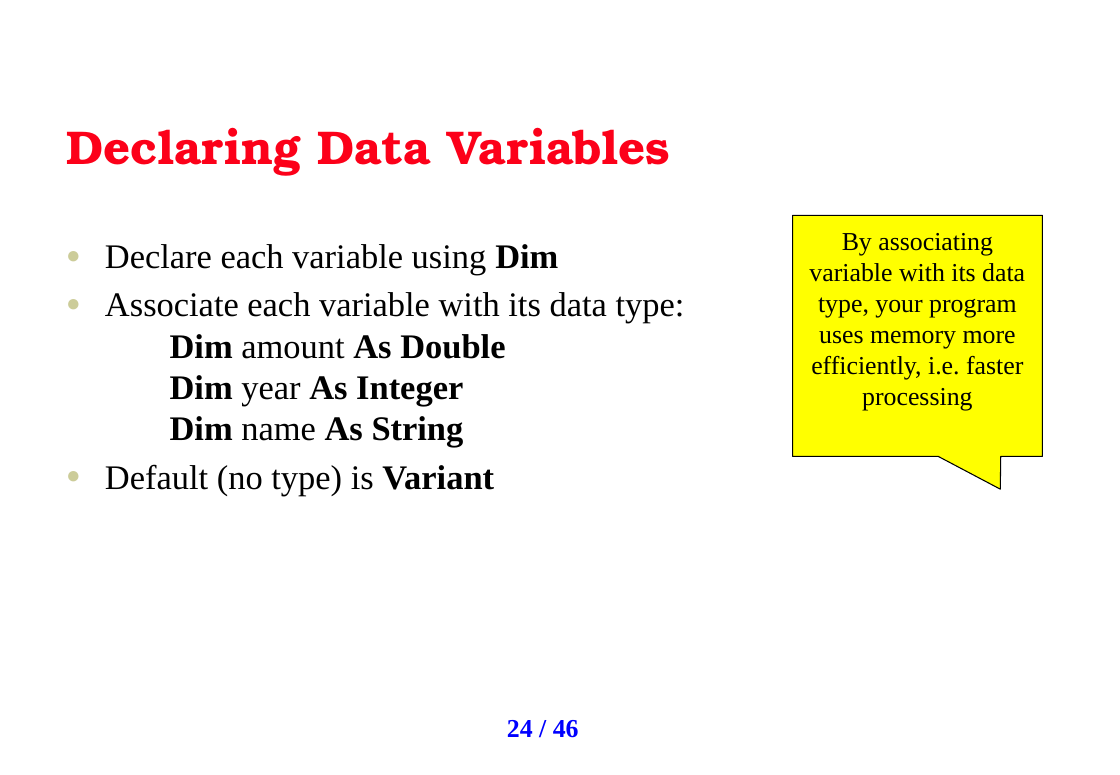
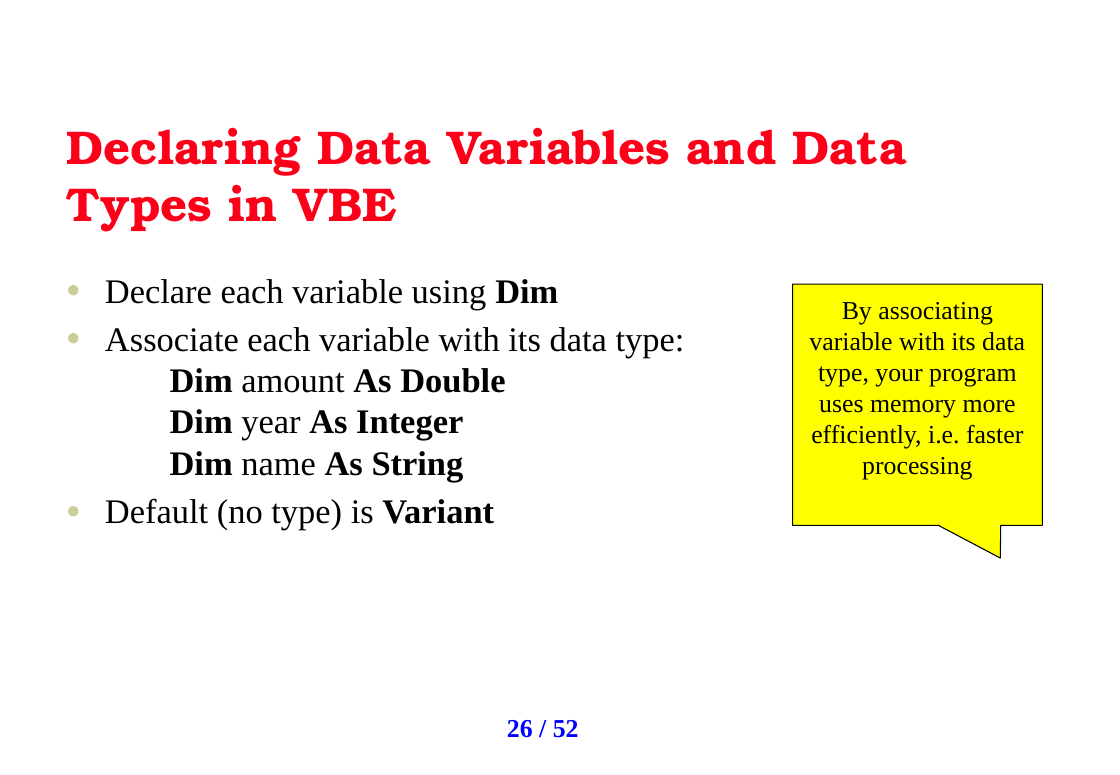
Before and after one commit to uhasan1/Quantitative-Finance, a slide deck: slide 26 of AO VBA Training Slides v3.pptx (slide 24 before the commit). Drawn at 1120x775 pixels with LibreOffice and Linux fonts; fonts in the diff are those of the drawing; background and template pictures are left out. Boxes give left, top, right and bottom in pixels: in the first picture for what was removed or moved away, otherwise in the second. Text is boxed around its words. In the diff, an @@ line names an element or a change of style, - is before the commit and + after.

```diff
--- a/AO VBA Training Slides v3.pptx
+++ b/AO VBA Training Slides v3.pptx
@@ title at box(66, 127, 907, 232): text changed @@
-Declaring Data Variables
+Declaring Data Variables and Data Types in VBE
@@ text "Declare each variable using Dim": place and size @@
-text "Declare each variable using Dim" at box(105, 244, 685, 495)
+text "Declare each variable using Dim" at box(105, 279, 685, 530)
@@ text "By associating variable with its ...": place and size @@
-text "By associating variable with its ..." at box(809, 233, 1025, 411)
+text "By associating variable with its ..." at box(809, 302, 1025, 480)
@@ speech box: place and size @@
-speech box at box(793, 215, 1043, 456)
+speech box at box(793, 284, 1043, 525)
@@ page number at box(507, 720, 579, 738): text changed @@
-24 / 46
+26 / 52
```
Also in this commit, not shown: 18 other slides changed, 6 slides added.
